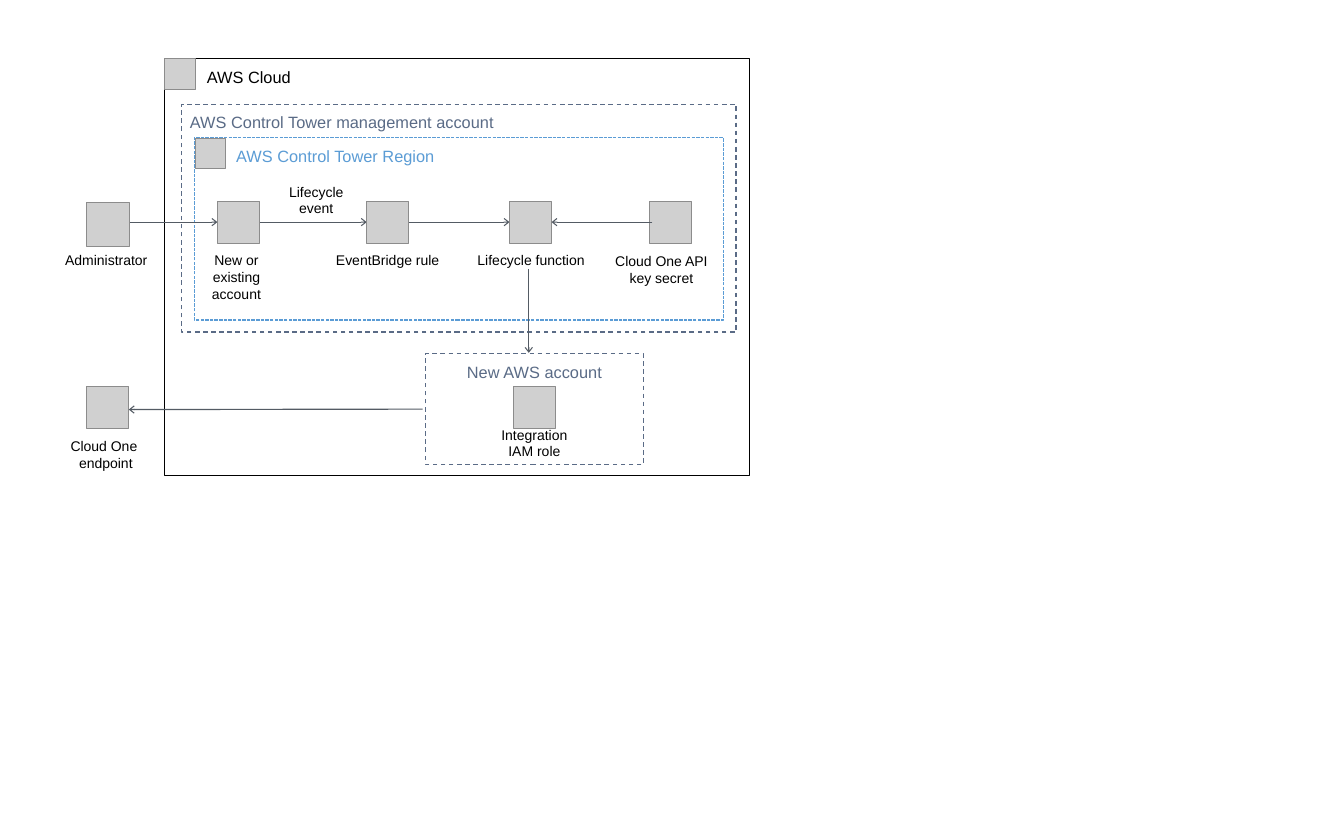
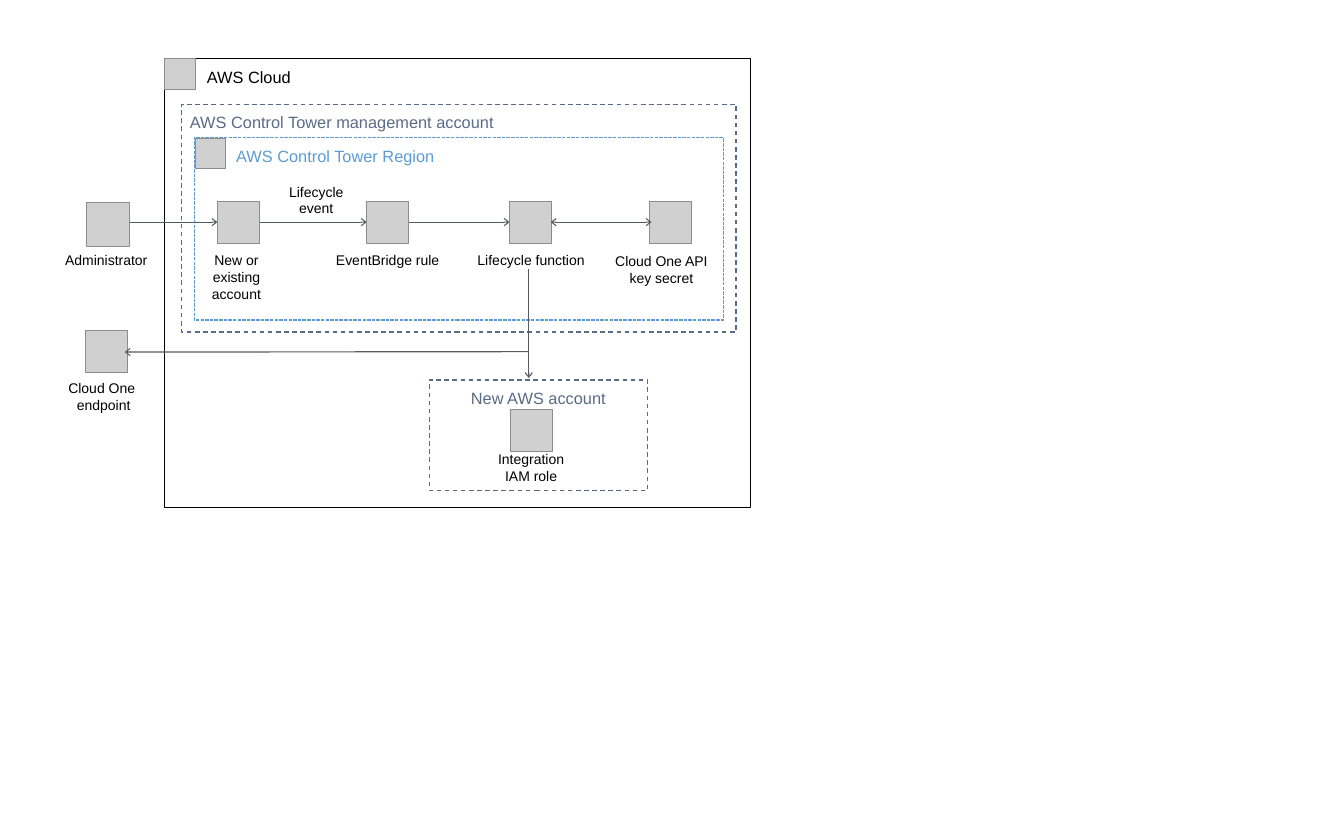
Before and after one commit to aws-quickstart/quickstart-ct-trend-micro-cloud-one-conformity, a slide deck: slide 1 of docs/images/cloud-one-conformity-architecture-diagram.pptx. Drawn at 1344x840 pixels with LibreOffice and Linux fonts; fonts in the diff are those of the drawing; grey boxes stand for pictures. Boxes give left, top, right and bottom in pixels: in the first picture for what was removed or moved away, otherwise in the second. Text is boxed around its words. In the diff, an @@ line names an element or a change of style, - is before the commit and + after.

```diff
--- a/docs/images/cloud-one-conformity-architecture-diagram.pptx
+++ b/docs/images/cloud-one-conformity-architecture-diagram.pptx
@@ rectangle "AWS Cloud": place and size @@
-rectangle "AWS Cloud" at (165, 59, 749, 475)
+rectangle "AWS Cloud" at (165, 59, 750, 507)
@@ arrow (652, 222) - (551, 222): arrow to double arrow @@
@@ arrow moved from (529, 269) - (529, 353) to (529, 269) - (529, 378) @@
@@ picture: place and size @@
-picture at (87, 386, 129, 428)
+picture at (86, 331, 128, 373)
@@ arrow moved from (423, 409) - (129, 410) to (528, 352) - (124, 352) @@
@@ text "Cloud One": place and size @@
-text "Cloud One" at (71, 441, 137, 471)
+text "Cloud One" at (68, 383, 135, 413)
@@ rectangle "New AWS account": place and size @@
-rectangle "New AWS account" at (425, 354, 643, 465)
+rectangle "New AWS account" at (429, 380, 648, 491)
@@ picture: place and size @@
-picture at (513, 386, 555, 428)
+picture at (510, 409, 552, 451)
@@ text "Integration IAM role": place and size @@
-text "Integration IAM role" at (501, 428, 567, 456)
+text "Integration IAM role" at (498, 454, 564, 481)
```
Also in this commit, not shown: 2 other files.
